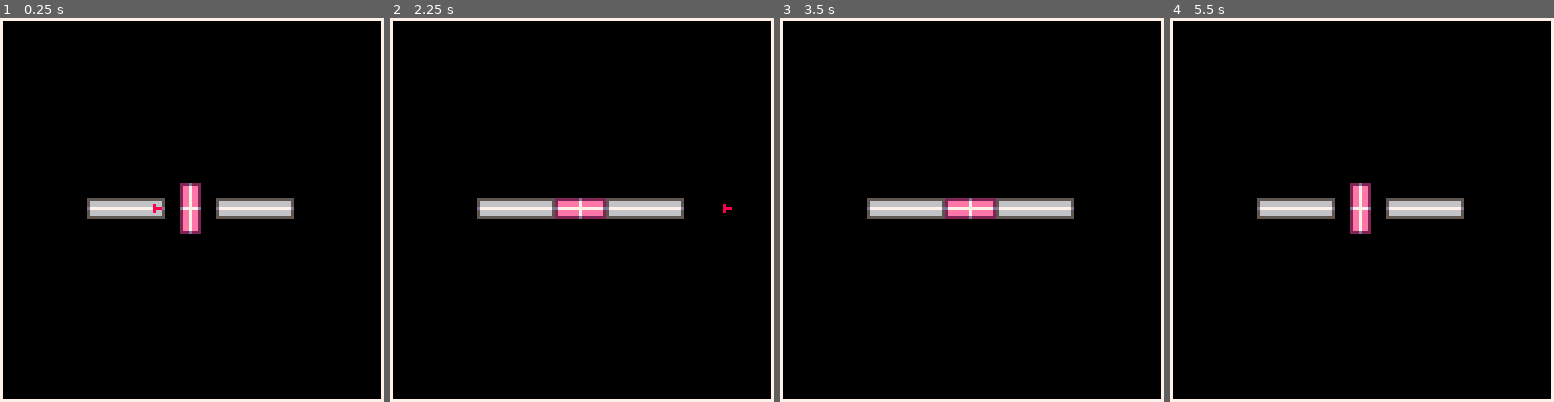
Above: before the commit, frames 1-4 (left to right).
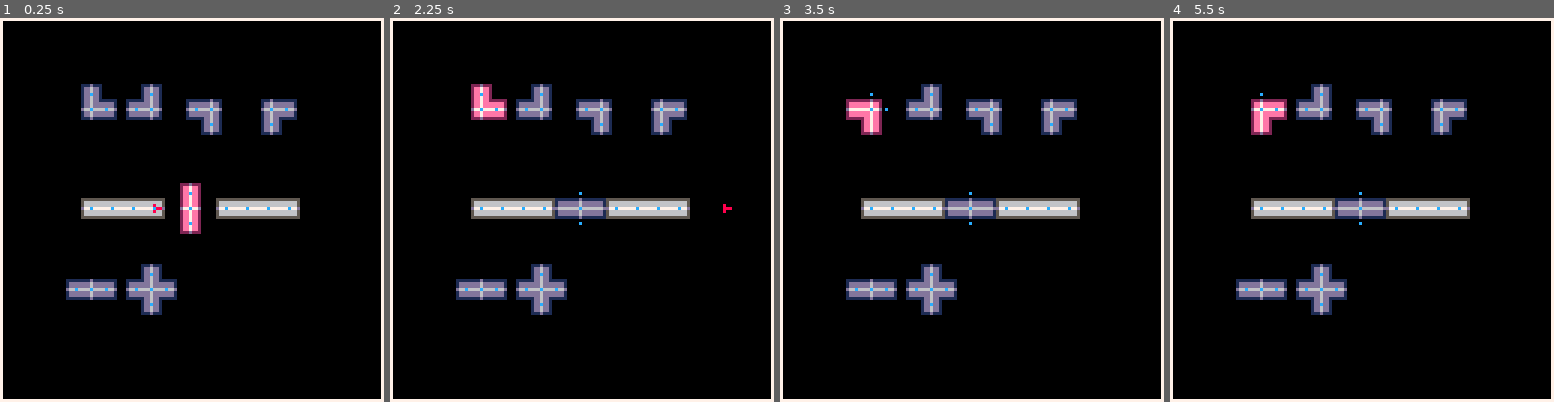
Above: after the commit, the same moments.

Repository: kreludan/rotatoes
Game: PICO-8 cartridge rotatoes.p8
Two runs of this game, one before a commit and one after it. Both use one fixed random seed, a clock stepped at 60 frames per second and the inputs below.
Inputs:
- Up to frame 1 (0.25 s): no input
- Up to frame 2 (2.25 s): hold Right 1.6-2.1 s; hold Up from 2.15 s (still down)
- Up to frame 3 (3.5 s): release Up at 2.42 s; hold Right 2.47-3.03 s; hold Left from 3.08 s (still down)
- Up to frame 4 (5.5 s): release Left at 3.58 s; hold Down 3.63-3.97 s; hold Right 4.02-4.68 s; hold Up 4.73-5.03 s; hold Left from 5.08 s (still down)

The runs differ from the first frame. In frame 1, 5.1% of the frame differs, in the area x 17-79%, y 17-78%; in frame 2, 5.8%; in frame 3, 5.8%; in frame 4, 6.2%.

Commit message:
Waypoints!

Diff:
--- a/rotatoes.p8
+++ b/rotatoes.p8
@@ -1,5 +1,5 @@
 pico-8 cartridge // http://www.pico-8.com
-version 41
+version 38
 __lua__
 function _init()
   cls()
@@ -7,9 +7,11 @@
   rotators_to_draw={}
   static_tiles_to_draw={}
   characters_to_draw={}
+  waypoints={}
   _init_rotators()
   _init_static_tiles()
   _init_characters()
+  _init_waypoints()
   --_debug_init_rotators()
 end
 
@@ -22,7 +24,13 @@
 
 function _init_rotators()
  rotator_blueprint={
-  {"vert",63,63}
+  {"vert",63,63},
+  {"l1", 30,30},
+  {"l2", 50, 30},
+  {"l3", 70, 30},
+  {"l4", 90, 30},
+  {"horiz", 30, 90},
+  {"plus", 50, 90}
  }
  for i=1,count(rotator_blueprint) do
   add_rotator_to_list(
@@ -35,10 +43,10 @@
 
 function _init_static_tiles()
  static_tile_blueprint={
-  {"corrend_left",32,63},
-  {"corr_horiz",39,63},
-  {"corr_horiz",46,63},
-  {"corrend_right",53,63},
+  {"corrend_left",30,63},
+  {"corr_horiz",37,63},
+  {"corr_horiz",44,63},
+  {"corrend_right",51,63},
   {"corrend_left",75,63},
   {"corr_horiz",82,63},
   {"corr_horiz",89,63},
@@ -54,12 +62,26 @@
    )
  end
 
- --[[
- add_static_tile_to_list(
+ --[[add_static_tile_to_list(
   "corrend_right",
   static_tiles_to_draw,
-  54, 64)
- --]]
+  54, 64)]]
+end
+
+function _init_waypoints()
+ for i=1,count(rotators_to_draw) do
+  for j=1,count(rotators_to_draw[i].draw_waypoints) do
+   add(waypoints,
+    rotators_to_draw[i].draw_waypoints[j])
+  end
+ end
+
+ for i=1,count(static_tiles_to_draw) do
+  for j=1,count(static_tiles_to_draw[i].draw_waypoints) do
+   add(waypoints,
+    static_tiles_to_draw[i].draw_waypoints[j])
+  end
+ end
 end
 
 function _update()
@@ -160,11 +182,19 @@
   draw_tile(characters_to_draw[i], false)
  end
 
+ _debug_drawwaypoints()
  _debuglogs()
 end
 
 function _draw_ui_elements()
  rect(0,0,127,127,7)
+end
+
+function _debug_drawwaypoints()
+ for i=1,count(waypoints) do
+  pset(waypoints[i].x,
+   waypoints[i].y, 12)
+ end
 end
 
 function _debuglogs()
@@ -184,8 +214,7 @@
  a2=rotators_to_draw[2].draw_points[1].x0
  b2=rotators_to_draw[2].draw_points[1].y0
  print(""..a1.." "..b1.."")
- print(""..a2.." "..b2.."")
- --]]
+ print(""..a2.." "..b2.."")]]
 end
 
 --[[
@@ -221,8 +250,7 @@
  	 drawhoriztile2,drawplustile,
  	 drawplustile2,drawplustile3,
  	 drawplustile4}
-end
---]]
+end]]
 -->8
 function create_point(x,y,c)
  point={}
@@ -254,13 +282,20 @@
  points,center_x,center_y,
  spritestart_x,spritestart_y,
  selectedspritestart_x,
- selectedspritestart_y
+ selectedspritestart_y,
+ waypoints
  )
  local tile={}
  tile.points=points
  tile.draw_points={}
  tile.center_x=center_x
  tile.center_y=center_y
+ if waypoints==nil then
+  tile.waypoints={}
+ else
+  tile.waypoints=waypoints
+ end
+ tile.draw_waypoints={}
  tile.spritestart_x=
   spritestart_x
  tile.spritestart_y=
@@ -295,6 +330,20 @@
   --translate the center
  centered_x=x-tile.center_x
  centered_y=y-tile.center_y
+
+ --translate the waypoints
+ for i=1,count(tile.waypoints) do
+  add_to_points(
+   tile.draw_waypoints,
+   create_point(
+    tile.waypoints[i].x+
+    centered_x,
+    tile.waypoints[i].y+
+    centered_y,
+    tile.waypoints[i].color
+   )
+  )
+ end
 
  --generate each draw point
  for i=1,count(tile.points) do
@@ -467,49 +516,56 @@
 function create_l1_tile()
  l1_points=create_l1_points()
  l1_tile=create_tile(
-  l1_points,3,8,8,0,8,17)
+  l1_points,3,8,8,0,8,17,
+  create_l1_waypoints())
  return l1_tile
 end
 
 function create_l2_tile()
  l2_points=create_l2_points()
  l2_tile=create_tile(
-  l2_points,8,8,20,0,20,17)
+  l2_points,8,8,20,0,20,17,
+  create_l2_waypoints())
  return l2_tile
 end
 
 function create_l3_tile()
  l3_points=create_l3_points()
  l3_tile=create_tile(
-  l3_points,8,3,32,0,32,17)
+  l3_points,8,3,32,0,32,17,
+  create_l3_waypoints())
  return l3_tile
 end
 
 function create_l4_tile()
  l4_points=create_l4_points()
  l4_tile=create_tile(
-  l4_points,3,3,44,0,44,17)
+  l4_points,3,3,44,0,44,17,
+  create_l4_waypoints())
  return l4_tile
 end
 
 function create_vert_tile()
  vert_points=create_vert_points()
  vert_tile=create_tile(
-  vert_points,3,8,56,0,56,17)
+  vert_points,3,8,56,0,56,17,
+  create_vert_waypoints())
  return vert_tile
 end
 
 function create_horiz_tile()
  horiz_points=create_horiz_points()
  horiz_tile=create_tile(
-  horiz_points,8,3,63,0,63,17)
+  horiz_points,8,3,63,0,63,17,
+  create_horiz_waypoints())
  return horiz_tile
 end
 
 function create_plus_tile()
  plus_points=create_plus_points()
  plus_tile=create_tile(
-  plus_points,8,8,80,0,80,17)
+  plus_points,8,8,80,0,80,17,
+  create_plus_waypoints())
  return plus_tile
 end
 
@@ -528,6 +584,14 @@
    create_point(i,2,1))
  end
  return cross_points
+end
+
+function create_plus_waypoints()
+ return {create_point(3,8,1),
+  create_point(8,3,1),
+  create_point(8,8,1),
+  create_point(8,13,1),
+  create_point(13,8,1)}
 end
 
 function create_plus_points()
@@ -564,6 +628,12 @@
  return horiz_points
 end
 
+function create_horiz_waypoints()
+ return {create_point(3,3,1),
+  create_point(8,3,1),
+  create_point(13,3,1)}
+end
+
 function create_vert_points()
  vert_points={}
  for y=0,16 do
@@ -576,6 +646,18 @@
  return vert_points
 end
 
+function create_vert_waypoints()
+ return {create_point(3,3,1),
+  create_point(3,8,1),
+  create_point(3,13,1)}
+end
+
+function create_l4_waypoints()
+ return {create_point(3,8,1),
+  create_point(3,3,1),
+  create_point(8,3,1)}
+end
+
 function create_l4_points()
  l4_points={}
  for y=0,6 do
@@ -595,6 +677,12 @@
  return l4_points
 end
 
+function create_l3_waypoints()
+ return {create_point(3,3,1),
+  create_point(8,3,1),
+  create_point(8,8,1)}
+end
+
 function create_l3_points()
  l3_points={}
  for y=0,6 do
@@ -614,6 +702,12 @@
  return l3_points
 end
 
+function create_l2_waypoints()
+ return {create_point(3,8,1),
+  create_point(8,8,1),
+  create_point(8,3,1)}
+end
+
 function create_l2_points()
  l2_points={}
  for y=0,4 do
@@ -632,6 +726,12 @@
   end
  end
  return l2_points
+end
+
+function create_l1_waypoints()
+ return {create_point(3,3,1),
+  create_point(3,8,1),
+  create_point(8,8,1)}
 end
 
 function create_l1_points()
@@ -662,7 +762,7 @@
  x_origin, y_origin)
  tile_index=1
  tile_types={{"corrend_left",97,0},
-  {"corrend_right",123,0},
+  {"corrend_right",121,0},
   {"corrend_up",97,16},
   {"corrend_down",105,16},
   {"corr_horiz",105,0},
@@ -701,8 +801,13 @@
  square_tile=create_tile(
   square_points,3,3,
   spritestart_x,spritestart_y,
-  spritestart_x,spritestart_y)
+  spritestart_x,spritestart_y,
+  create_square_waypoints())
  return square_tile
+end
+
+function create_square_waypoints()
+ return {create_point(3,3,1)}
 end
 
 function create_square_points()
@@ -784,7 +889,7 @@
 000000001dd6dd111111111111dd6dd11ddddddd6dd11dd6ddddddd11dd6dd11ddddddd6ddddddd1111111dd6dd1111115666666066666660566766506666665
 000000001dd6ddddddd11ddddddd6dd1111111dd6dd11dd6dd1111111dd6dd111111111d111111111ddddddd6ddddddd15555555055555550566766505555555
 000000001dd6ddddddd11ddddddd6dd1000001dd6dd11dd6dd1000001dd6dd1000000000000000001ddddddd6ddddddd10000000000000000000000000000000
-00000000d6666666666dd6666666666d000001dd6dd11dd6dd100000d66666d00000000000000000d666666666666666d5555555056676650566766505555555
+00000000d66c6666666dd6666666666d000001dd6dd11dd6dd100000d66666d00000000000000000d666666666666666d5555555056676650566766505555555
 800000001dd6ddddddd11ddddddd6dd1000001dd6dd11dd6dd1000001dd6dd1000000000000000001ddddddd6ddddddd15666666056676660666766506666665
 888000001dd6ddddddd11ddddddd6dd1000001dd6dd11dd6dd1000001dd6dd1000000000000000001ddddddd6ddddddd15666666056676660666766506666665
 80000000111d1111111111111111d11100000111d111111d111000001dd6dd100000000000000000111111dd6dd1111115667777056677770777766507777665
